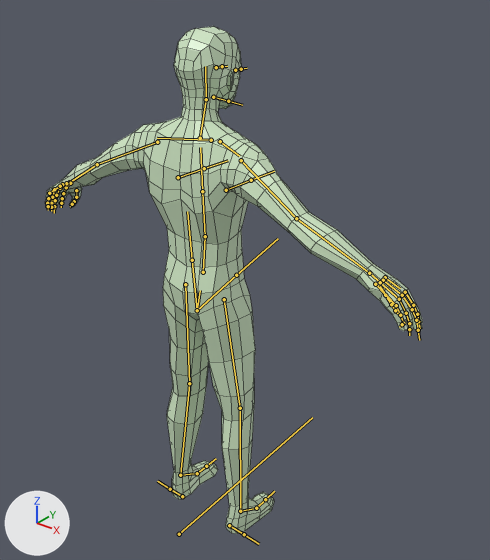
An edit to the FBX model src/Assets/Models/Characters/Humanoid/Test/BasicHuman.fbx, drawn before and after from the same camera.
Camera for both pictures: a 50 mm camera at (1.386, -1.583, 1.996) aimed at (0.066, 0.067, 0.973). The lights are fixed; the arrows at lower left show +X, +Y and +Z. Both versions are drawn at the pose saved in each file; the numbers are the values there. The bones that bend it are drawn over the model as lines. Mesh edges are drawn as thin lines.

Objects in the first picture: 'BasicHumanMesh'.
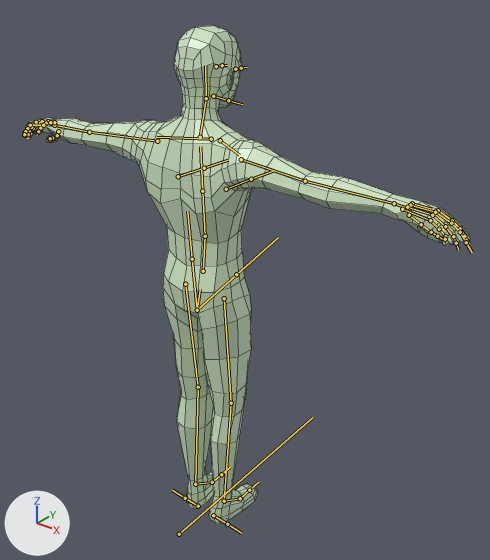
Edits to the bpy script that builds the scene:
```text
Change bone_shoulder_l:
    where bone_shoulder_l = bpy.data.objects['BasicHumanSkeleton'].pose.bones['shoulder.L']  # child of 'clavice.L'
    bone_shoulder_l.rotation_quaternion: (1.0, 0.0, 0.0, 0.0) -> (0.978, -0.004, -0.044, 0.202)  # degrees (0, 0, 0) -> degrees (-1, -5, 23)
Change bone_shoulder_r:
    where bone_shoulder_r = bpy.data.objects['BasicHumanSkeleton'].pose.bones['shoulder.R']  # child of 'clavice.R'
    bone_shoulder_r.rotation_quaternion: (1.0, 0.0, 0.0, 0.0) -> (0.978, -0.004, 0.044, -0.202)  # degrees (0, 0, 0) -> degrees (-1, 5, -23)
Change bone_thigh_l:
    where bone_thigh_l = bpy.data.objects['BasicHumanSkeleton'].pose.bones['thigh.L']  # child of 'spine.0'
    bone_thigh_l.rotation_quaternion: (1.0, 0.0, 0.0, 0.0) -> (0.999, 0.0, -0.004, 0.047)  # degrees (0, 0, 0) -> degrees (0, 0, 5)
Change bone_foot_l:
    where bone_foot_l = bpy.data.objects['BasicHumanSkeleton'].pose.bones['foot.L']  # child of 'shin.L'
    bone_foot_l.rotation_quaternion: (1.0, 0.0, 0.0, 0.0) -> (0.999, 0.0, 0.041, -0.026)  # degrees (0, 0, 0) -> degrees (0, 5, -3)
Change bone_thigh_r:
    where bone_thigh_r = bpy.data.objects['BasicHumanSkeleton'].pose.bones['thigh.R']  # child of 'spine.0'
    bone_thigh_r.rotation_quaternion: (1.0, 0.0, 0.0, 0.0) -> (0.999, 0.0, 0.004, -0.047)  # degrees (0, 0, 0) -> degrees (0, 0, -5)
Change bone_foot_r:
    where bone_foot_r = bpy.data.objects['BasicHumanSkeleton'].pose.bones['foot.R']  # child of 'shin.R'
    bone_foot_r.rotation_quaternion: (1.0, 0.0, 0.0, 0.0) -> (0.999, 0.0, -0.041, 0.026)  # degrees (0, 0, 0) -> degrees (0, -5, 3)
```

Pixel boxes [x1, y1, x2, y2] of what changed, in the pictures (490 x 560 px):
'BasicHumanMesh', posed (18% wider): before [45, 26, 423, 534]; after [23, 25, 470, 523]
bone 'shoulder.L', root to tip: before (157, 142) to (97, 164); after (157, 141) to (89, 132)
bone 'shoulder.R', root to tip: before (241, 160) to (296, 218); after (241, 159) to (305, 181)
bone 'thigh.L', root to tip: before (185, 284) to (189, 383); after (185, 284) to (198, 387)
bone 'foot.L', root to tip: before (180, 475) to (195, 473); after (195, 484) to (210, 482)
bone 'thigh.R', root to tip: before (224, 299) to (240, 408); after (224, 298) to (231, 403)
bone 'foot.R', root to tip: before (240, 511) to (254, 508); after (224, 501) to (238, 499)
